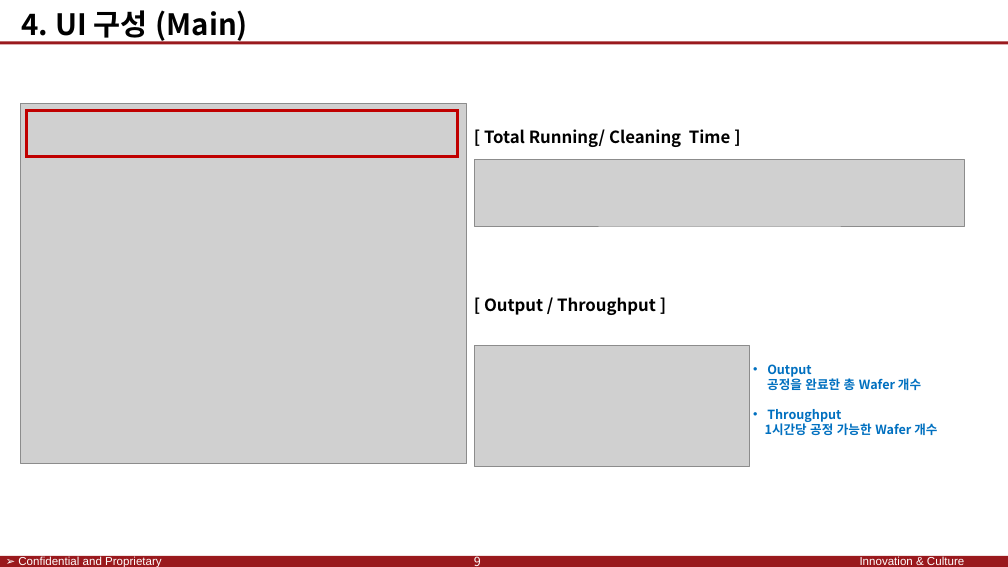
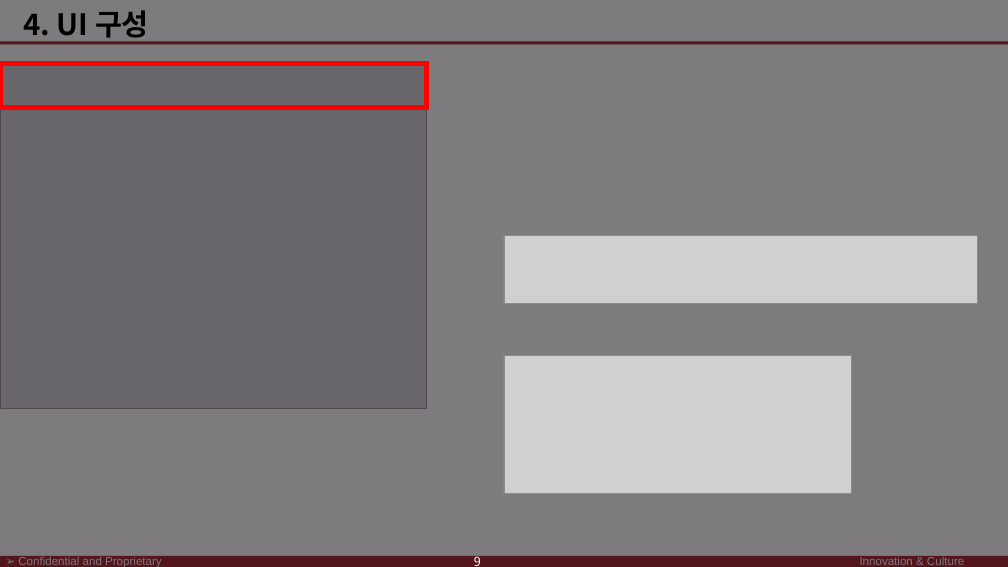
Before and after one commit to SaintSeong/JusungProject, a slide deck: slide 13 of A조 발표/A조 발표.pptx (slide 16 before the commit). Drawn at 1008x567 pixels with LibreOffice and Linux fonts; fonts in the diff are those of the drawing; grey boxes stand for pictures; background and template pictures are left out. Boxes give left, top, right and bottom in pixels: in the first picture for what was removed or moved away, otherwise in the second. Text is boxed around its words. In the diff, an @@ line names an element or a change of style, - is before the commit and + after.

```diff
--- a/A조 발표/A조 발표.pptx
+++ b/A조 발표/A조 발표.pptx
@@ rectangle added at bbox=[0, 0, 1008, 567], fill #1A141C at 56% opacity, outline #000000 0.75 pt @@
@@ text at bbox=[23, 10, 149, 43]: text changed @@
-4. UI 구성 (Main)
+4. UI 구성
@@ picture: place and size @@
-picture at bbox=[20, 104, 467, 464]
+picture at bbox=[0, 64, 427, 408]
@@ rectangle: place and size @@
-rectangle at bbox=[26, 111, 457, 157]
+rectangle at bbox=[0, 64, 427, 107]
@@ rectangle at bbox=[0, 64, 427, 107]: outline #C00000 3 pt to #FF0000 5 pt @@
@@ text removed at bbox=[484, 129, 730, 147] @@
-[ Total Running/ Cleaning Time ]
@@ picture: place and size @@
-picture at bbox=[475, 160, 965, 226]
+picture at bbox=[504, 236, 978, 303]
@@ text removed at bbox=[484, 297, 656, 315] @@
-[ Output / Throughput ]
@@ picture: place and size @@
-picture at bbox=[475, 346, 750, 467]
+picture at bbox=[504, 355, 851, 493]
@@ text removed at bbox=[765, 364, 937, 435] @@
-• Output
-공정을 완료한 총 Wafer 개수
-• Throughput
-1시간당 공정 가능한 Wafer 개수
```
Also in this commit, not shown: 15 other slides changed, 1 slide added, 4 slides removed.
